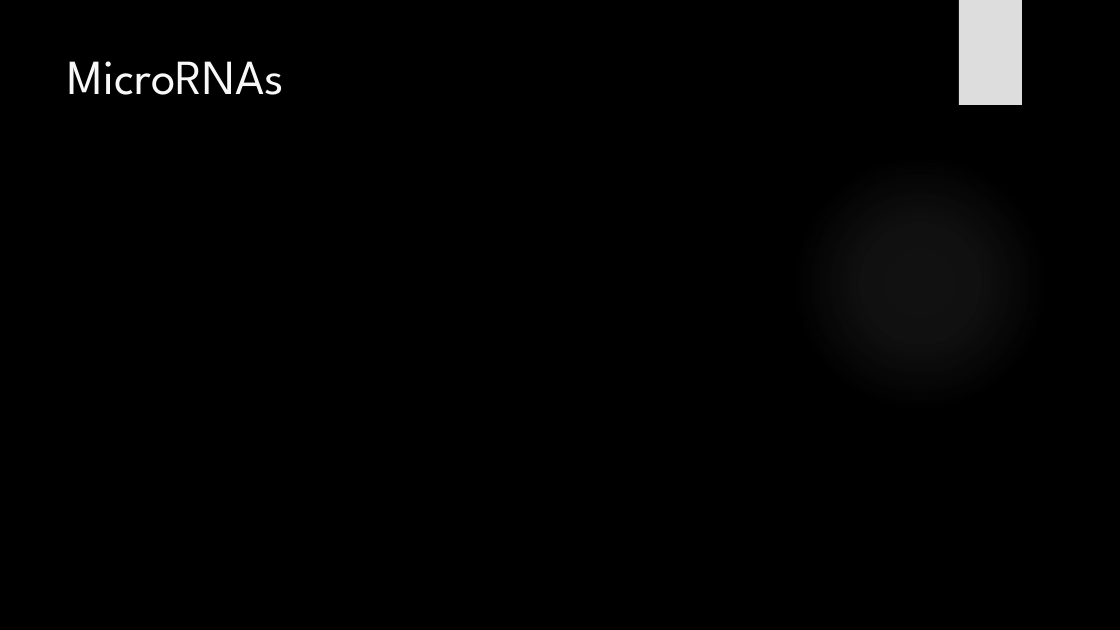
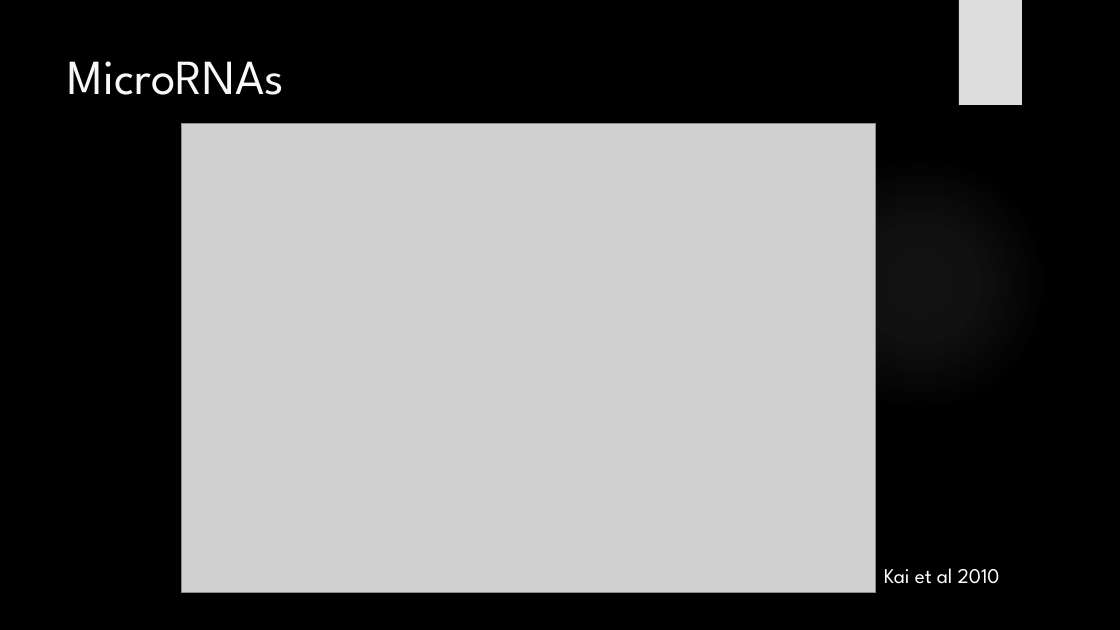
Before and after one commit to HarleyRobinson/Honours2, a slide deck: slide 6 of BackgroundInfo/CollCompBiol.pptx. Drawn at 1120x630 pixels with LibreOffice and Linux fonts; fonts in the diff are those of the drawing; grey boxes stand for pictures; background and template pictures are left out. Boxes give left, top, right and bottom in pixels: in the first picture for what was removed or moved away, otherwise in the second. Text is boxed around its words. In the diff, an @@ line names an element or a change of style, - is before the commit and + after.

```diff
--- a/BackgroundInfo/CollCompBiol.pptx
+++ b/BackgroundInfo/CollCompBiol.pptx
@@ picture added at box(181, 124, 875, 593) @@
@@ text added at box(884, 568, 1000, 584), 18 pt, text #FFFFFF @@
+Kai et al 2010
```
Also in this commit, not shown: 13 other slides changed, 2 slides added, 2 slides removed, 15 other files.
